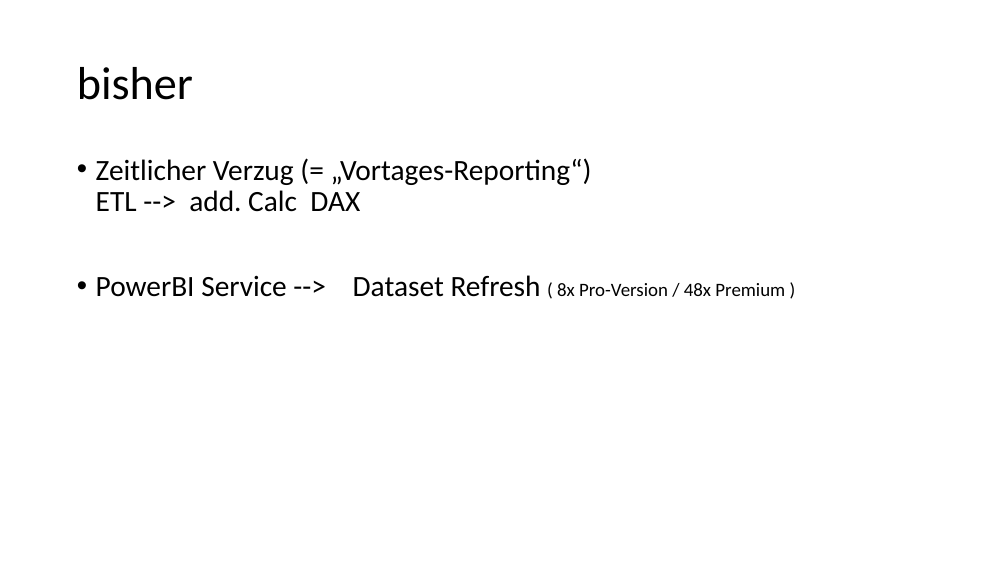
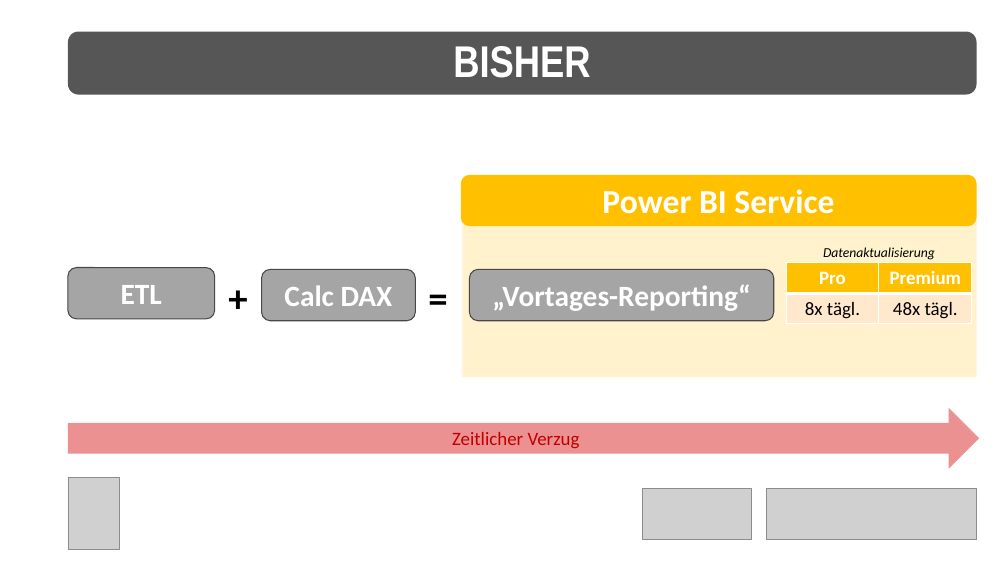
Before and after one commit to net-CDE/presentations, a slide deck: slide 6 of SQLKonferenz2023/mainContent_jul2023.pptx (slide 5 before the commit). Drawn at 1008x567 pixels with LibreOffice and Linux fonts; fonts in the diff are those of the drawing; grey boxes stand for pictures. Boxes give left, top, right and bottom in pixels: in the first picture for what was removed or moved away, otherwise in the second. Text is boxed around its words. In the diff, an @@ line names an element or a change of style, - is before the commit and + after.

```diff
--- a/SQLKonferenz2023/mainContent_jul2023.pptx
+++ b/SQLKonferenz2023/mainContent_jul2023.pptx
@@ rounded rectangle "BISHER" resized from (x1=77, y1=67, x2=193, y2=100) to (x1=68, y1=32, x2=977, y2=95) @@
@@ rounded rectangle "BISHER" at (x1=68, y1=32, x2=977, y2=95): fill none to #565656 @@
@@ text in rounded rectangle at (x1=453, y1=46, x2=590, y2=78): text changed; size 44 to 42.3 pt; font Calibri to Arial Narrow; text colour #000000 to #FFFFFF; bold on @@
-bisher
+BISHER
@@ text removed at (x1=96, y1=158, x2=785, y2=297) @@
-• Zeitlicher Verzug (= „Vortages-Reporting“)
-  ETL --> add. Calc DAX
-• PowerBI Service --> Dataset Refresh ( 8x Pro-Version / 48x Premium )
@@ rounded rectangle added at (x1=461, y1=175, x2=977, y2=226), fill #FFC000, 32 pt, text #FFFFFF, bold @@
+Power BI Service
@@ rectangle added at (x1=462, y1=183, x2=976, y2=377), fill #FFF2CC @@
@@ rounded rectangle added at (x1=68, y1=268, x2=215, y2=319), fill #A5A5A5, outline #484848 1 pt, 28 pt, text #FFFFFF, bold @@
+ETL
@@ rounded rectangle added at (x1=262, y1=269, x2=415, y2=321), fill #A5A5A5, outline #484848 1 pt, 28 pt, text #FFFFFF, bold @@
+Calc DAX
@@ rounded rectangle added at (x1=470, y1=269, x2=774, y2=321), fill #A5A5A5, outline #484848 1 pt, 28 pt, text #FFFFFF, bold @@
+„Vortages-Reporting“
@@ table added at (x1=786, y1=262, x2=972, y2=324), 2 rows, 2 columns @@
+Pro | Premium
+8x tägl. | 48x tägl.
@@ text added at (x1=823, y1=247, x2=935, y2=260), 12.9 pt, text #000000, italic @@
+Datenaktualisierung
@@ text added at (x1=215, y1=283, x2=262, y2=327), 37 pt, text #000000, bold @@
++
@@ text added at (x1=415, y1=283, x2=461, y2=327), 37 pt, text #000000, bold @@
+=
@@ right arrow added at (x1=68, y1=408, x2=979, y2=469), fill #EB9191, 18 pt, text #C00000 @@
+Zeitlicher Verzug
@@ picture added at (x1=68, y1=478, x2=119, y2=550) @@
@@ picture added at (x1=642, y1=488, x2=752, y2=540) @@
@@ picture added at (x1=767, y1=488, x2=977, y2=539) @@
```
Also in this commit, not shown: 12 other slides changed, 12 slides added, 7 slides removed, 3 other files.
